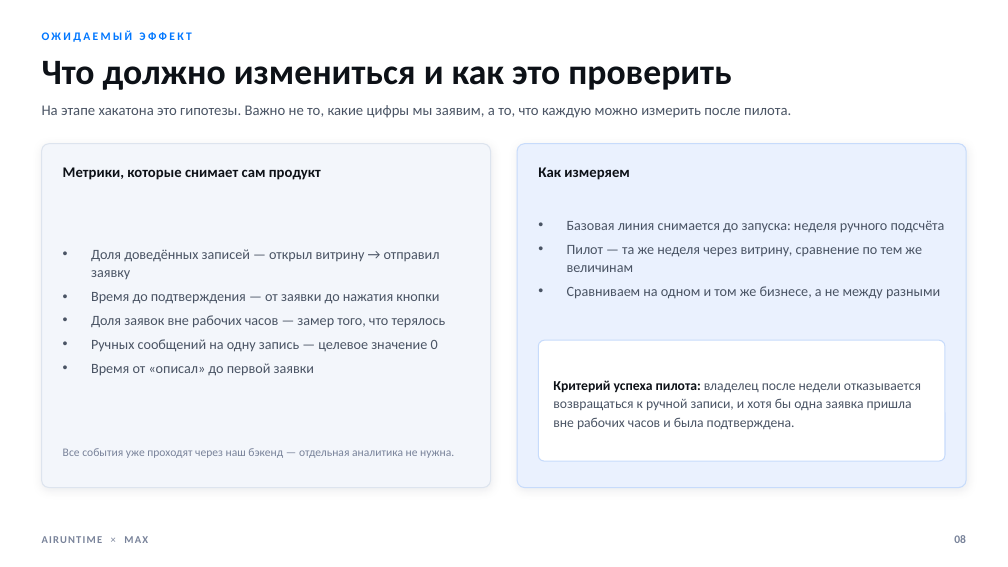
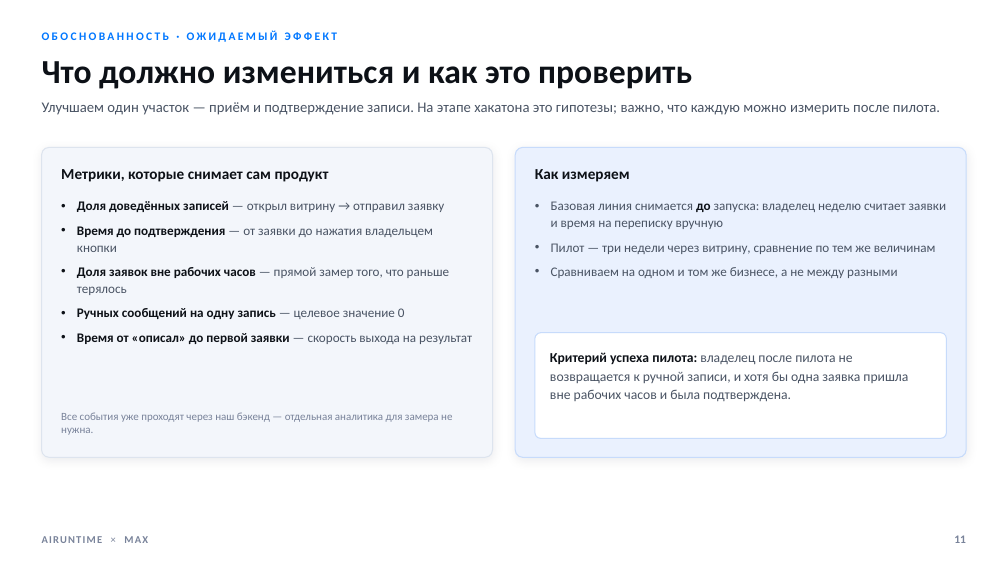
Before and after one commit to airuntime-ru/airuntime, a slide deck: slide 11 of docs/max-presentation/presentation.pptx (slide 8 before the commit). Drawn at 1008x567 pixels with LibreOffice and Linux fonts; fonts in the diff are those of the drawing. Boxes give left, top, right and bottom in pixels: in the first picture for what was removed or moved away, otherwise in the second. Text is boxed around its words. In the diff, an @@ line names an element or a change of style, - is before the commit and + after.

```diff
--- a/docs/max-presentation/presentation.pptx
+++ b/docs/max-presentation/presentation.pptx
@@ text "Что должно измениться и как ..." at box(42, 61, 692, 89): size 34 to 32 pt @@
@@ text at box(42, 30, 337, 42): text changed @@
-ОЖИДАЕМЫЙ ЭФФЕКТ
+ОБОСНОВАННОСТЬ · ОЖИДАЕМЫЙ ЭФФЕКТ
@@ vertical alignment middle to top in 5 elements at box(77, 201, 472, 344), box(61, 412, 452, 435), box(550, 352, 908, 401), box(551, 201, 946, 278), box(42, 102, 940, 115) @@
@@ text at box(42, 102, 940, 115): text changed @@
-На этапе хакатона это гипотезы. Важно не то, какие цифры мы заявим, а то, что каждую можно измерить после пилота.
+Улучшаем один участок — приём и подтверждение записи. На этапе хакатона это гипотезы; важно, что каждую можно измерить после пилота.
@@ rounded rectangle: place and size @@
-rounded rectangle at box(42, 144, 491, 488)
+rounded rectangle at box(42, 147, 492, 457)
@@ rounded rectangle: place and size @@
-rounded rectangle at box(517, 144, 966, 488)
+rounded rectangle at box(516, 147, 966, 457)
@@ text "Метрики, которые снимает сам продукт" at box(61, 169, 329, 182): size 14 to 14.5 pt @@
@@ text "Как измеряем" at box(535, 169, 630, 182): size 14 to 14.5 pt @@
@@ text at box(77, 201, 444, 319): size 13.5 to 12.5 pt in "Доля доведённых записей — открыл витрину → ...", "Ручных сообщений на одну запись — целевое ..."; text colour #4A5464 to #0D1117, bold on in "Доля доведённых записей", "Ручных сообщений на одну запись"; indent changed; line spacing 1.1 to 1.08; more space between paragraphs @@
@@ text at box(551, 201, 946, 254): text changed; size 13.5 to 12.5 pt @@
-• Базовая линия снимается до запуска: неделя ручного подсчёта
-• Пилот — та же неделя через витрину, сравнение по тем же величинам
+• Базовая линия снимается до запуска: владелец неделю считает заявки и время на переписку вручную
+• Пилот — три недели через витрину, сравнение по тем же величинам
@@ text at box(77, 226, 449, 295): text changed; size 13.5 to 12.5 pt @@
-• Время до подтверждения — от заявки до нажатия кнопки
-• Доля заявок вне рабочих часов — замер того, что терялось
+• Время до подтверждения — от заявки до нажатия владельцем кнопки
+• Доля заявок вне рабочих часов — прямой замер того, что раньше терялось
@@ text at box(551, 267, 897, 278): size 13.5 to 12.5 pt in "Сравниваем на одном и том же бизнесе, ..."; indent changed; line spacing 1.1 to 1.08; more space between paragraphs @@
@@ text at box(77, 333, 472, 344): text changed; size 13.5 to 12.5 pt; text colour #4A5464 to #0D1117; bold on @@
-• Время от «описал» до первой заявки
+• Время от «описал» до первой заявки — скорость выхода на результат
@@ proportions changed in 3 elements at box(42, 147, 492, 457), box(516, 147, 966, 457), box(535, 333, 948, 439) @@
@@ rounded rectangle: place and size @@
-rounded rectangle at box(538, 340, 945, 461)
+rounded rectangle at box(535, 333, 948, 439)
@@ text at box(550, 352, 908, 401): text changed @@
-Критерий успеха пилота: владелец после недели отказывается возвращаться к ручной записи, и хотя бы одна заявка пришла вне рабочих часов и была подтверждена.
+Критерий успеха пилота: владелец после пилота не возвращается к ручной записи, и хотя бы одна заявка пришла вне рабочих часов и была подтверждена.
@@ text at box(61, 412, 452, 435): text changed; size 11 to 10.5 pt @@
-Все события уже проходят через наш бэкенд — отдельная аналитика не нужна.
+Все события уже проходят через наш бэкенд — отдельная аналитика для замера не нужна.
@@ text at box(954, 535, 966, 543): text changed @@
-08
+11
```
Also in this commit, not shown: 5 other slides changed, 15 slides added, 9 slides removed, 18 other files.
